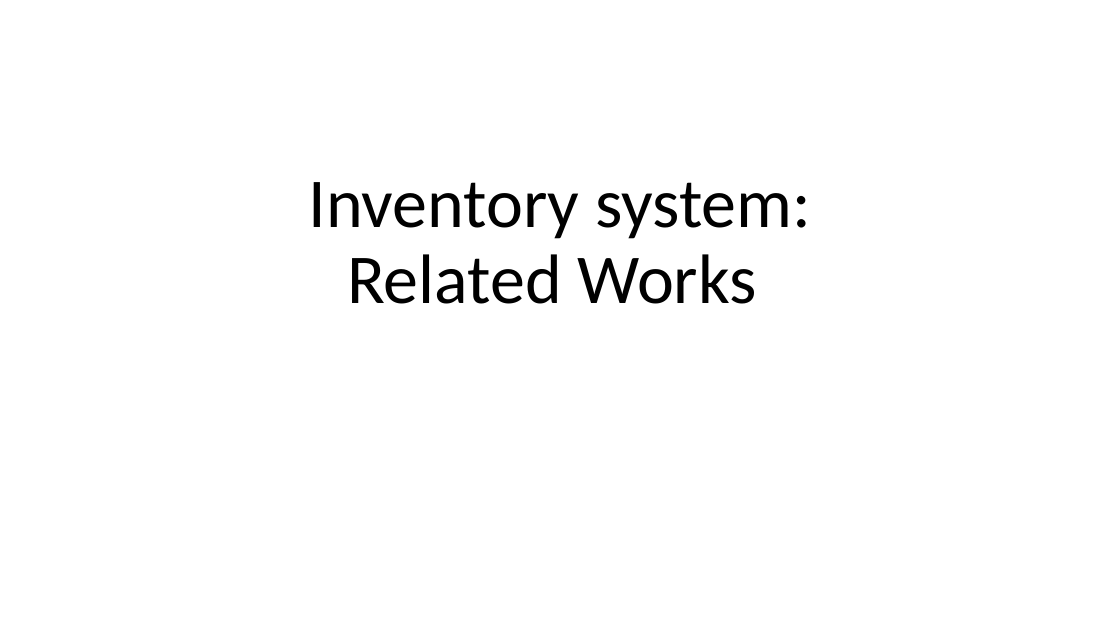
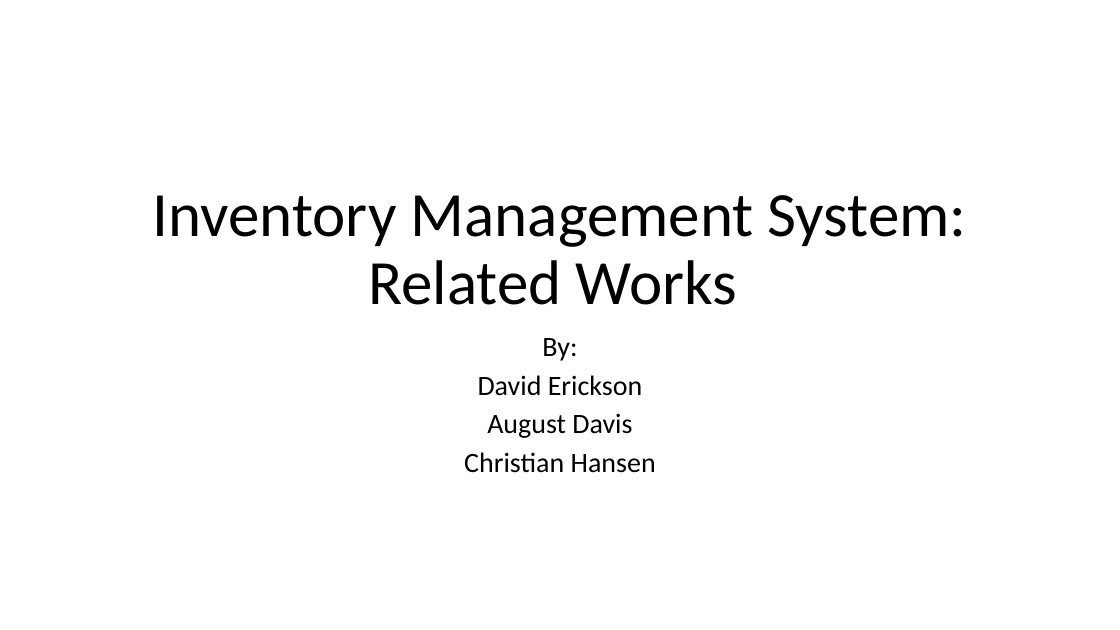
Before and after one commit to frozenNodak/InventoryManagement491, a slide deck: slide 1 of related work presentation draft.pptx. Drawn at 1120x630 pixels with LibreOffice and Linux fonts; fonts in the diff are those of the drawing. Boxes give left, top, right and bottom in pixels: in the first picture for what was removed or moved away, otherwise in the second. Text is boxed around its words. In the diff, an @@ line names an element or a change of style, - is before the commit and + after.

```diff
--- a/related work presentation draft.pptx
+++ b/related work presentation draft.pptx
@@ title at [153, 195, 967, 305]: text changed; size 60 to 54 pt @@
-Inventory system:
-Related Works
+Inventory Management System:
+Related Works
@@ subtitle added at [464, 338, 656, 473], 24 pt, text #000000 @@
+By:
+David Erickson
+August Davis
+Christian Hansen
```
Also in this commit, not shown: 1 other slide changed, 4 slides added, 1 slide removed.
